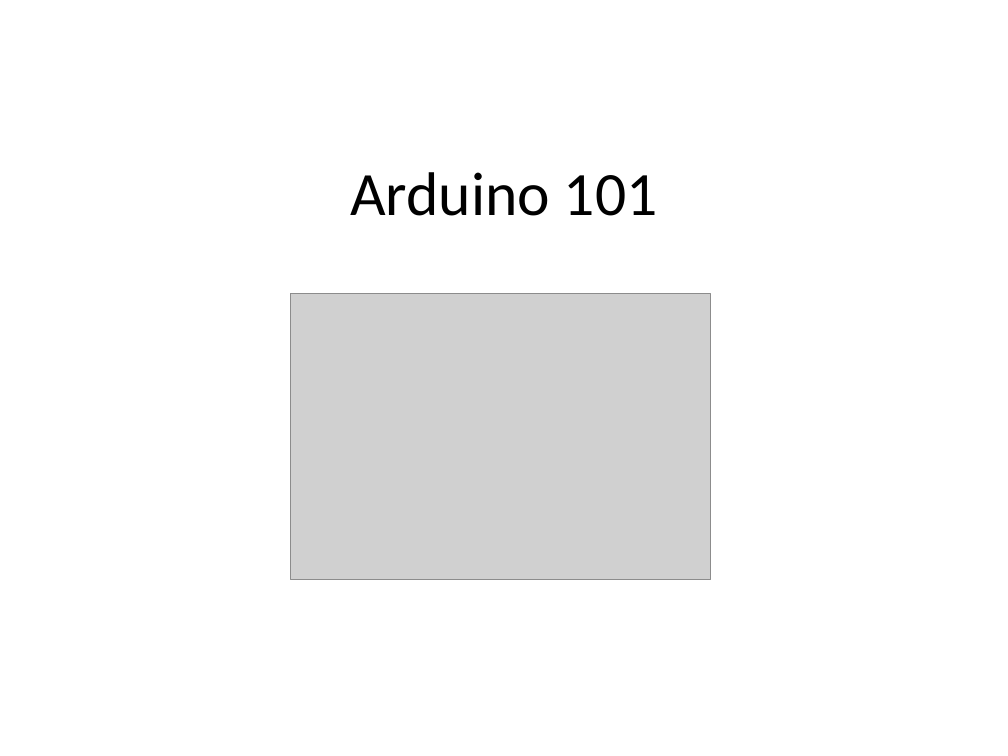
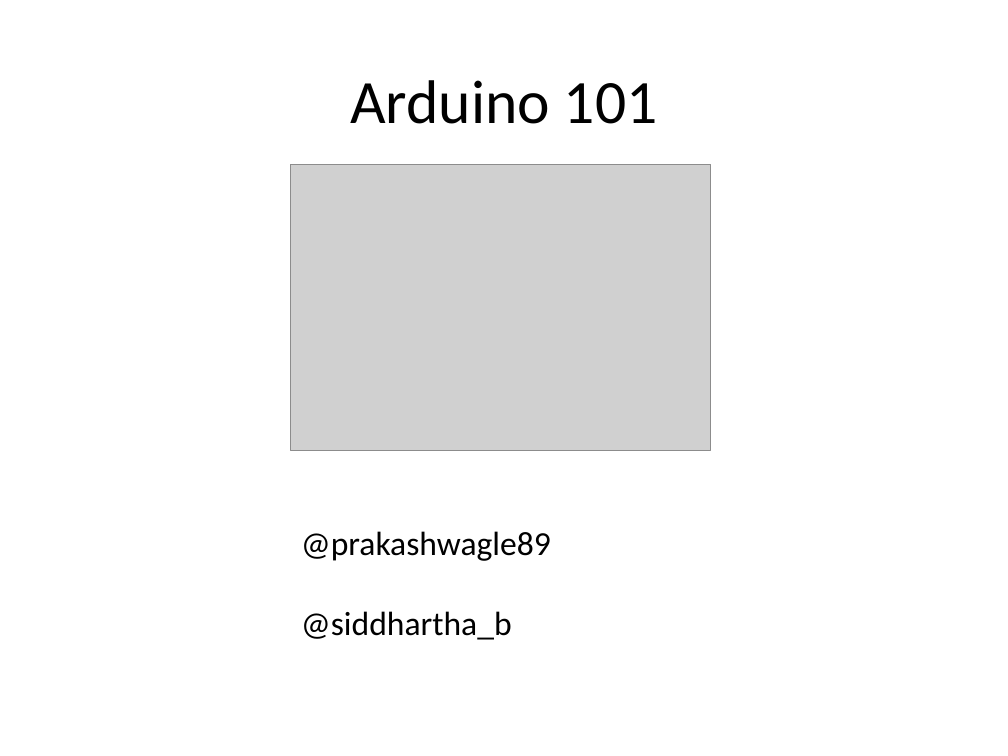
Before and after one commit to doothings/Arduino-101, a slide deck: slide 1 of Presentation.pptx. Drawn at 1008x756 pixels with LibreOffice and Linux fonts; fonts in the diff are those of the drawing; grey boxes stand for pictures. Boxes give left, top, right and bottom in pixels: in the first picture for what was removed or moved away, otherwise in the second. Text is boxed around its words. In the diff, an @@ line names an element or a change of style, - is before the commit and + after.

Commit message:
PPt changed

```diff
--- a/Presentation.pptx
+++ b/Presentation.pptx
@@ title "Arduino 101": place and size @@
-title "Arduino 101" at [350,172,658,216]
+title "Arduino 101" at [350,80,658,124]
@@ picture: place and size @@
-picture at [291,293,712,580]
+picture at [291,164,712,451]
@@ text added at [301,531,551,640], 24 pt, text #000000 @@
+@prakashwagle89
+@siddhartha_b
```
Also in this commit, not shown: 1 slide removed, 1 other file.
